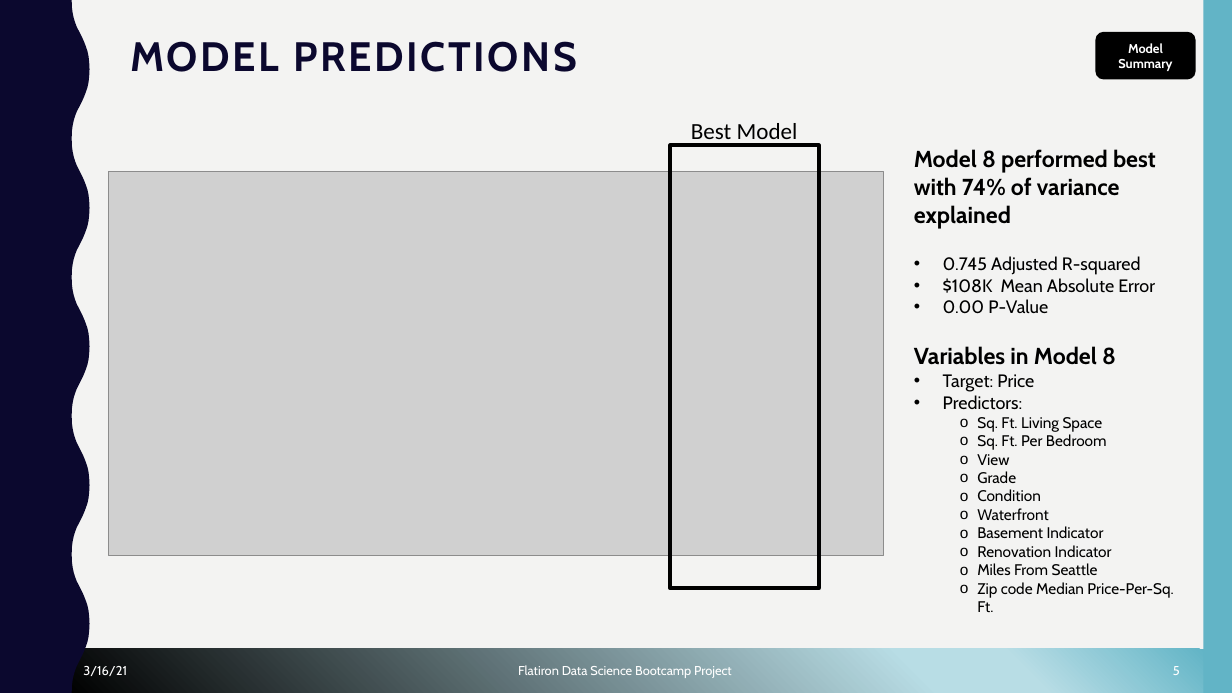
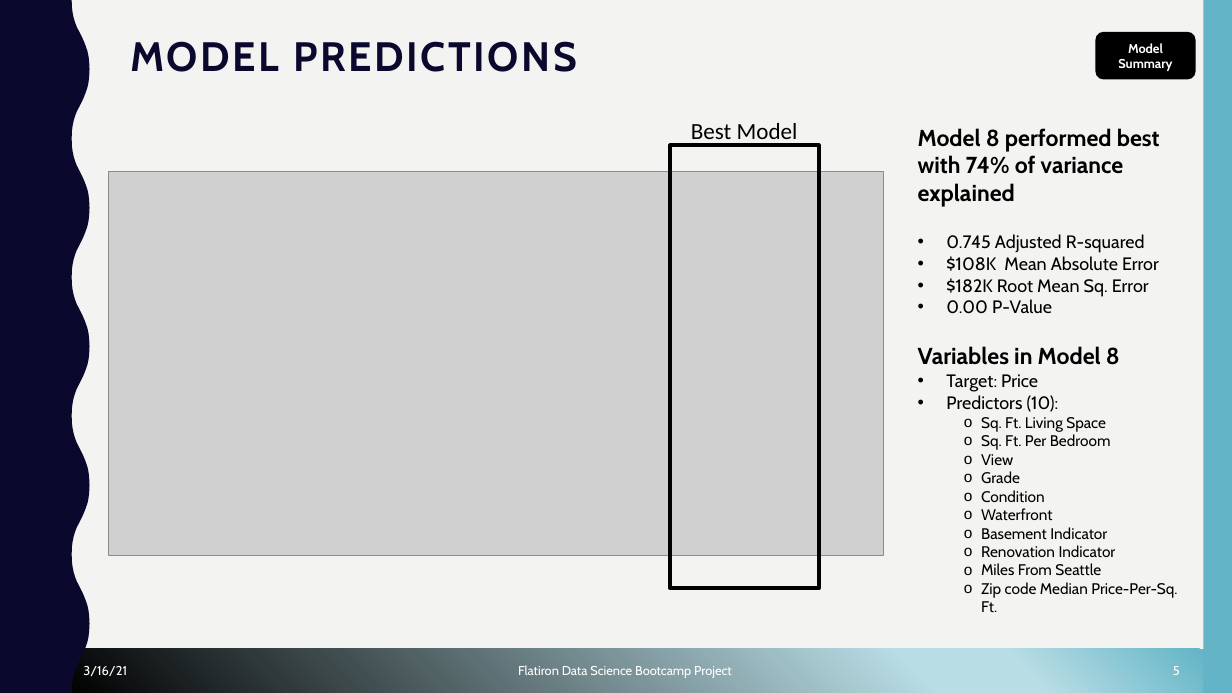
Before and after one commit to cutterback/p02-home-sales-predictive-project, a slide deck: slide 5 of Seattle_Home_Price_Predictive_Model.pptx. Drawn at 1232x693 pixels with LibreOffice and Linux fonts; fonts in the diff are those of the drawing; grey boxes stand for pictures; background and template pictures are left out. Boxes give left, top, right and bottom in pixels: in the first picture for what was removed or moved away, otherwise in the second. Text is boxed around its words. In the diff, an @@ line names an element or a change of style, - is before the commit and + after.

```diff
--- a/Seattle_Home_Price_Predictive_Model.pptx
+++ b/Seattle_Home_Price_Predictive_Model.pptx
@@ text "Model 8 performed best with ..." moved from (x1=914, y1=149, x2=1173, y2=612) to (x1=918, y1=128, x2=1177, y2=612) @@
@@ text at (x1=946, y1=278, x2=1149, y2=297): paragraph added @@
+  • $182K Root Mean Sq. Error
@@ text at (x1=946, y1=395, x2=1059, y2=412): text changed @@
-  • Predictors:
+  • Predictors (10):
```
Also in this commit, not shown: 3 other slides changed, 1 slide added, 5 other files.
